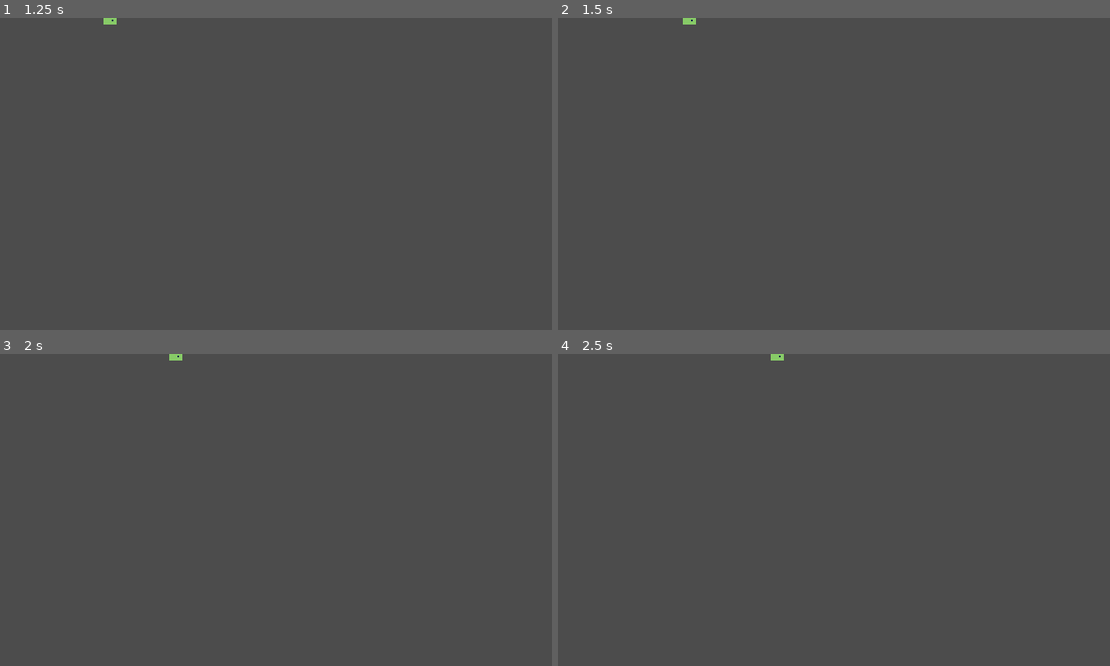
Above: before the commit, frames 1-4 (two rows, left to right).
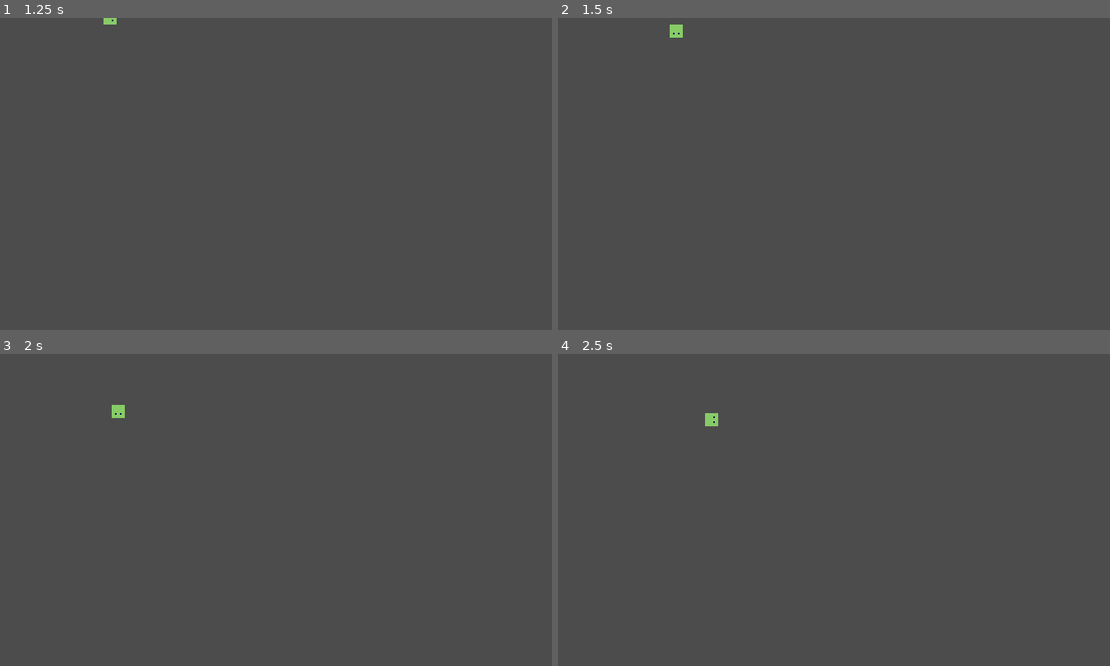
Above: after the commit, the same moments.

Repository: JustKwa/Snak-e
Game: Godot game, scene res://Scenes/Snake.tscn
Same seed, same stepped clock (60 frames per second), same inputs: the game is played once before the commit and once after it. This scene is started directly instead of the project's main scene.
Inputs:
- Up to frame 1 (1.25 s): hold Right (ui_right) from 0.53 s (still down)
- Up to frame 2 (1.5 s): release Right (ui_right) at 1.28 s; hold Down (ui_down) from 1.28 s (still down)
- Up to frame 3 (2 s): keep holding Down (ui_down)
- Up to frame 4 (2.5 s): release Down (ui_down) at 2.03 s; hold Right (ui_right) from 2.03 s (still down)

Frame 1 is identical in both runs. In frame 2, 0.2% of the frame differs, in the area x 20-25%, y 0-7%; in frame 3, 0.2%; in frame 4, 0.2%.
Error before the commit: Invalid set index 'direction' (on base: 'null instance') with value of type 'Vector2'. (res://Scripts/snake.gd:13)
Error after the commit: Invalid operands 'float' and 'Nil' in operator '*'. (res://Scripts/snake_body.gd:35)

Commit message:
Added rebounce system

Diff:
--- a/Scenes/body.tscn
+++ b/Scenes/body.tscn
@@ -4,7 +4,7 @@
 [ext_resource path="res://Scripts/snake_body.gd" type="Script" id=2]
 
 [sub_resource type="RectangleShape2D" id=1]
-extents = Vector2( 2, 1 )
+extents = Vector2( 4, 4 )
 
 [node name="body" type="Area2D"]
 script = ExtResource( 2 )
--- a/Scenes/level.tscn
+++ b/Scenes/level.tscn
@@ -3,7 +3,6 @@
 [ext_resource path="res://Sprites/grid.png" type="Texture" id=1]
 [ext_resource path="res://Sprites/head.png" type="Texture" id=2]
 [ext_resource path="res://Scripts/level.gd" type="Script" id=3]
-[ext_resource path="res://Sprites/body.png" type="Texture" id=4]
 [ext_resource path="res://Sprites/grid_tile.png" type="Texture" id=5]
 [ext_resource path="res://Scripts/snake_body.gd" type="Script" id=6]
 [ext_resource path="res://Scripts/snake.gd" type="Script" id=7]
@@ -24,17 +23,14 @@
 0/shapes = [  ]
 0/z_index = 0
 
+[sub_resource type="RectangleShape2D" id=3]
+extents = Vector2( 14.346, 20.5572 )
+
 [sub_resource type="RectangleShape2D" id=2]
 extents = Vector2( 1, 1 )
 
 [node name="level" type="Node2D"]
 script = ExtResource( 3 )
-
-[node name="Level" type="Area2D" parent="."]
-
-[node name="CollisionPolygon2D" type="CollisionPolygon2D" parent="Level"]
-build_mode = 1
-polygon = PoolVector2Array( 232, 16, 232, 176, 72, 176, 72, 16 )
 
 [node name="grid" type="TileMap" parent="."]
 tile_set = SubResource( 1 )
@@ -55,6 +51,13 @@
 "_edit_group_": true
 }
 
+[node name="Level" type="Area2D" parent="."]
+
+[node name="CollisionShape2D" type="CollisionShape2D" parent="Level"]
+position = Vector2( 152, 96 )
+scale = Vector2( 5.01883, 3.50243 )
+shape = SubResource( 3 )
+
 [node name="snake" type="Node2D" parent="."]
 position = Vector2( 140, 76 )
 script = ExtResource( 7 )
@@ -68,18 +71,4 @@
 [node name="CollisionShape2D" type="CollisionShape2D" parent="snake/head"]
 shape = SubResource( 2 )
 
-[node name="spawn_body" type="Area2D" parent="snake"]
-position = Vector2( -7, 0 )
-script = ExtResource( 6 )
-__meta__ = {
-"_edit_group_": true
-}
-
-[node name="Sprite" type="Sprite" parent="snake/spawn_body"]
-visible = false
-texture = ExtResource( 4 )
-
-[node name="CollisionShape2D" type="CollisionShape2D" parent="snake/spawn_body"]
-shape = SubResource( 2 )
-
 [connection signal="area_exited" from="Level" to="snake" method="_on_Level_area_exited"]
--- a/Scripts/snake.gd
+++ b/Scripts/snake.gd
@@ -1,19 +1,18 @@
 extends Node2D
 
-var input_dir = [Vector2(1, 0),Vector2(1, 0),Vector2(1, 0)]
+const GLOBAL_VAR: Resource = preload("res://global_var.tres")
+const GAP: int = GLOBAL_VAR.gap
+
+var input_dir = [Vector2(1, 0), Vector2(1, 0), Vector2(1, 0)]
 var old_input = [Vector2(1, 0)]
 
-onready var body_projectile = preload("res://Scenes/body.tscn")
-onready var body = $spawn_body
+onready var body = preload("res://Scenes/body.tscn")
 onready var head = $head
 
 
 func _ready():
 	head.direction = input_dir.back()
-	body.direction = input_dir[1]
 	head.connect("at_tile", self, "head_move")
-	body.connect("at_tile", self, "body_move")
-
 
 
 func _process(_delta):
@@ -28,16 +27,18 @@
 	head.direction = input_dir.back()
 
 
-func body_move():
-	body.direction = input_dir[1]
-
-
 func _check_dir():
 	var input = Vector2.ZERO
 	if input.x == 0:
-		input.y = int(Input.is_action_just_pressed("ui_down")) - int(Input.is_action_just_pressed("ui_up"))
+		input.y = (
+			int(Input.is_action_just_pressed("ui_down"))
+			- int(Input.is_action_just_pressed("ui_up"))
+		)
 	if input.y == 0:
-		input.x = int(Input.is_action_just_pressed("ui_right")) - int(Input.is_action_just_pressed("ui_left"))
+		input.x = (
+			int(Input.is_action_just_pressed("ui_right"))
+			- int(Input.is_action_just_pressed("ui_left"))
+		)
 
 	if input != old_input.front() and input != Vector2.ZERO:
 		if input.x + old_input.front().x != 0 or input.y + old_input.front().y != 0:
@@ -46,17 +47,16 @@
 
 
 func spawn_body():
-	var instance = body_projectile.instance()
-	var prev_child = get_node('spawn_body')
+	var instance = body.instance()
 	instance.direction = head.direction * -1
-	instance.position = prev_child.position
+	instance.position = head.position
 	call_deferred("add_child", instance)
 
 
 func _on_Level_area_exited(area):
-	if area.name == 'head':
+	if area.name == "head":
 		print(area.name)
-	elif 'body' in area.name:
+	elif "body" in area.name:
 		print(area.name)
-		get_node(area.name).direction *= -1
-	pass # Replace with function body.
+		get_node(area.name).change_dir()
+	pass  # Replace with function body.
--- a/Scripts/snake_body.gd
+++ b/Scripts/snake_body.gd
@@ -7,7 +7,6 @@
 var direction
 var current_pos
 var percent_to_tile = 0.0
-
 
 signal at_tile
 
@@ -19,6 +18,8 @@
 func _physics_process(delta):
 	_move(delta)
 	rotate_sprite()
+	if "body" in self.name:
+		print(self.position)
 
 
 func _move(delta):
@@ -26,7 +27,7 @@
 
 	if percent_to_tile >= 1.0:
 		position = current_pos + (direction * GRID_SIZE)
-		current_pos = position
+		current_pos = self.position
 		percent_to_tile = 0.0
 		emit_signal("at_tile")
 
@@ -34,8 +35,18 @@
 		position = current_pos + (GRID_SIZE * percent_to_tile * direction)
 
 
+func change_dir():
+	self.position = Vector2(round(self.position.x), round(self.position.y))
+	current_pos = self.position
+	percent_to_tile = 0.0
+	direction *= -1
+	emit_signal("at_tile")
+	pass
+
+
 func rotate_sprite():
-	if self.name == 'spawn_body': return
+	if self.name == "spawn_body":
+		return
 	else:
 		match direction:
 			Vector2(-1, 0):
